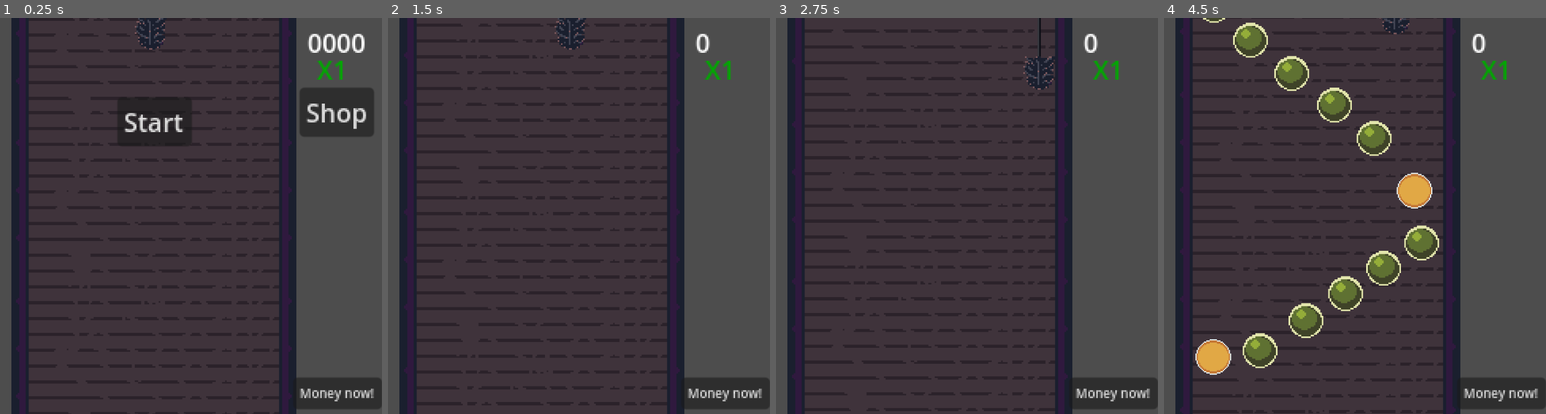
Above: before the commit, frames 1-4 (left to right).
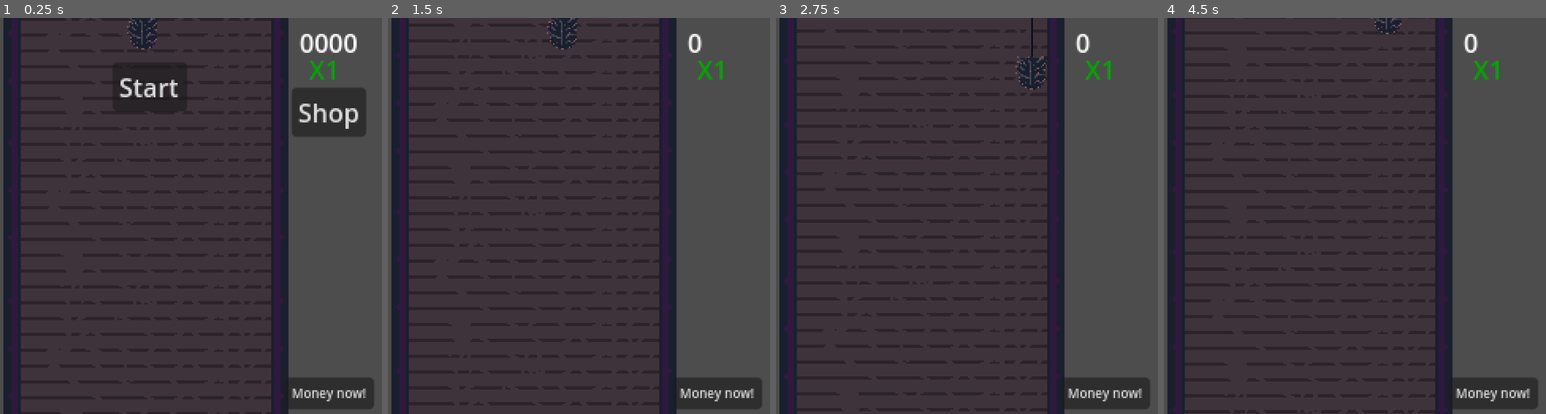
Above: after the commit, the same moments.

Repository: Ytlander/chimney-of-riches
Game: Godot game, scene res://Scenes/main.tscn
The game is run twice, just before and just after one commit, with the same random seed, the same clock (stepped at 60 frames per second) and the same inputs.
Inputs:
- Up to frame 1 (0.25 s): no input
- Up to frame 2 (1.5 s): click "Start" at 0.5 s; hold D (right) from 1.28 s (still down)
- Up to frame 3 (2.75 s): release D (right) at 2.03 s; hold S (down) from 2.03 s (still down)
- Up to frame 4 (4.5 s): release S (down) at 2.78 s; hold D (right) 2.78-3.53 s; hold W (up) 3.53-4.28 s; hold A (left) from 4.28 s (still down)

The runs differ from the first frame. In frame 1, 10% of the frame differs, in the area x 0-100%, y 0-100%; in frame 2, 8.4%; in frame 3, 8.4%; in frame 4, 14%.

Commit message:
fixed deferred bugs
Also introduced a new problem. Waves spawn with a long delay now. Don't know why exactly but it is related to the call_deferred that was added in this commit.

Diff:
--- a/Scenes/main.tscn
+++ b/Scenes/main.tscn
@@ -25,7 +25,7 @@
 [node name="Main" type="Node2D"]
 
 [node name="Camera2D" type="Camera2D" parent="."]
-position = Vector2(0, -171)
+position = Vector2(5, -171)
 zoom = Vector2(4, 4)
 
 [node name="PlayerBoundaries" type="Node2D" parent="."]
@@ -90,11 +90,10 @@
 
 [node name="StartRoundButton" type="Button" parent="GameManager"]
 unique_name_in_owner = true
-visible = false
-offset_left = -23.0
-offset_top = -246.0
-offset_right = 24.0
-offset_bottom = -215.0
+offset_left = -21.0
+offset_top = -268.0
+offset_right = 26.0
+offset_bottom = -237.0
 text = "Start"
 
 [node name="Money" type="Label" parent="GameManager"]
--- a/Scenes/stone_green.tscn
+++ b/Scenes/stone_green.tscn
@@ -49,7 +49,7 @@
 }],
 "loop": false,
 "name": &"Explosion",
-"speed": 8.0
+"speed": 10.0
 }, {
 "frames": [{
 "duration": 1.0,
--- a/Scenes/stone_red.tscn
+++ b/Scenes/stone_red.tscn
@@ -50,7 +50,7 @@
 }],
 "loop": false,
 "name": &"Explosion",
-"speed": 7.0
+"speed": 10.0
 }, {
 "frames": [{
 "duration": 1.0,
--- a/scripts/spawner_controller.gd
+++ b/scripts/spawner_controller.gd
@@ -31,7 +31,7 @@
 
 func spawn_wave():
 	var wave_to_spawn = wave_array.pick_random().instantiate()
-	stones.add_child(wave_to_spawn)
+	stones.call_deferred("add_child", wave_to_spawn)
 	wave_to_spawn.global_position = self.global_position
 	var coin_toss = randi_range(0, 1)
 
--- a/scripts/stone.gd
+++ b/scripts/stone.gd
@@ -23,7 +23,7 @@
 	if body.is_in_group("player"):
 		if StatesAndStuff.going_down:
 			SignalBus.stone_destroy.emit(self)
-			collision_shape.disabled = true
+			collision_shape.set_deferred("disabled", true)
 			alive = false
 		if StatesAndStuff.going_down == false:
 			SignalBus.stone_pickup.emit(self)
